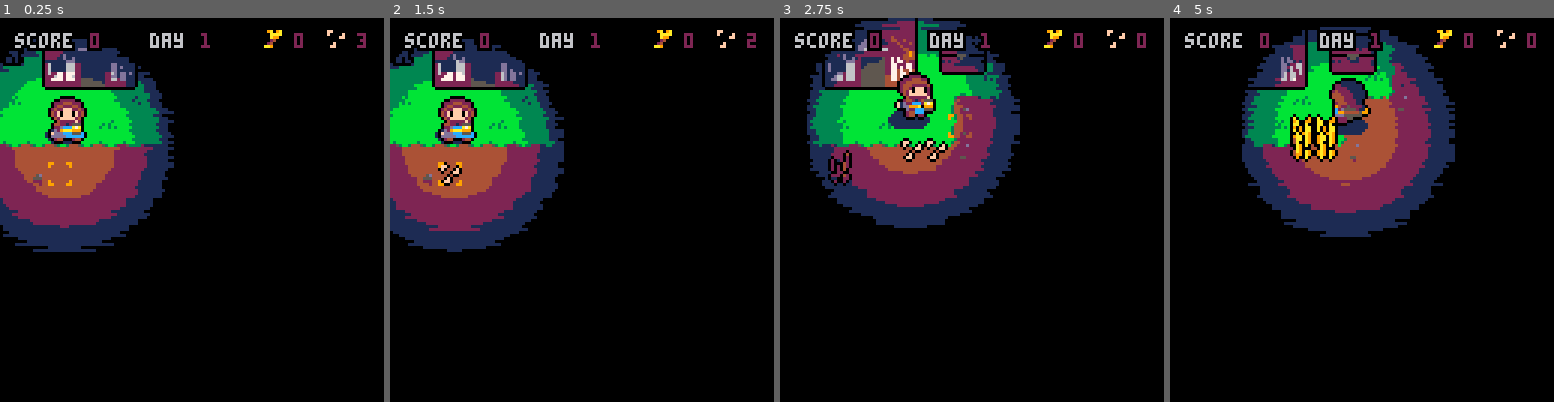
Above: before the commit, frames 1-4 (left to right).
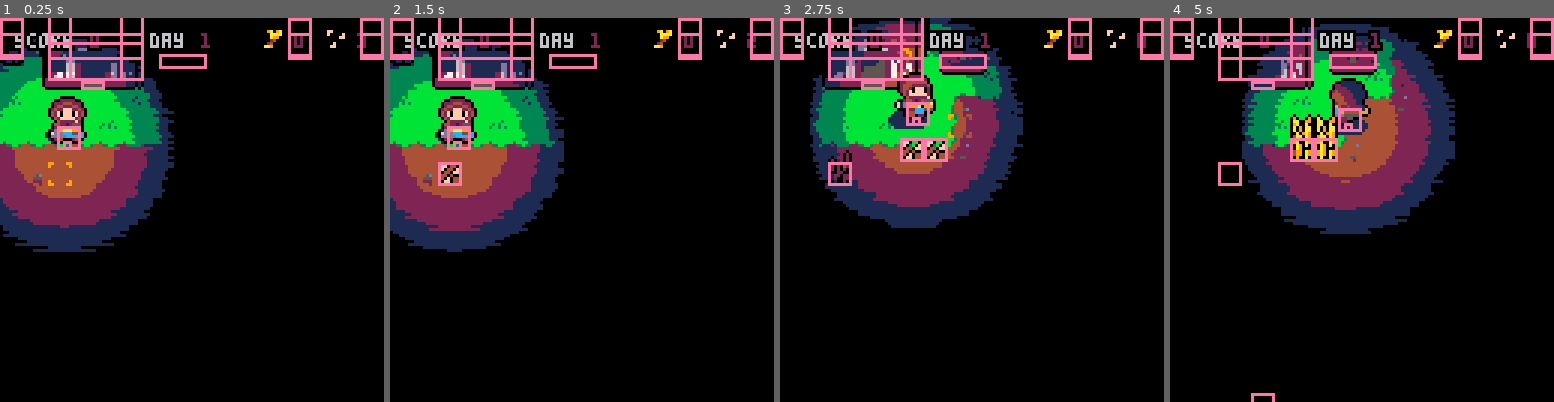
Above: after the commit, the same moments.

Repository: jessemillar/darkest-moon
Game: PICO-8 cartridge darkest-moon.p8
The game is run twice, just before and just after one commit, with the same random seed, the same clock (stepped at 60 frames per second) and the same inputs.
Inputs:
- Up to frame 1 (0.25 s): no input
- Up to frame 2 (1.5 s): tap X (X key) at 0.33, 1.07 s; tap O (Z key) at 0.7 s
- Up to frame 3 (2.75 s): hold Right 1.6-2.1 s; tap O (Z key) at 1.7, 2.1, 2.5 s; tap X (X key) at 1.85 s; hold Up 2.15-2.42 s; hold Right from 2.47 s (still down)
- Up to frame 4 (5 s): tap O (Z key) every 0.4 s from 2.9 to 4.9 s; tap X (X key) at 2.97, 4.08 s; release Right at 3.03 s; hold Left 3.08-3.58 s; hold Down 3.63-3.97 s; hold Right 4.02-4.68 s; hold Up from 4.73 s (still down)

The runs differ from the first frame. In frame 1, 2.8% of the frame differs, in the area x 0-100%, y 0-35%; in frame 2, 3.0%; in frame 3, 6.1%; in frame 4, 6.3%, in the area x 0-100%, y 0-100%.

Commit message:
Ghetto fixing a draw bug on the house

Diff:
--- a/darkest-moon.p8
+++ b/darkest-moon.p8
@@ -1052,7 +1052,7 @@
 	renderHUD()
 	tbox_draw() -- draw the message boxes (if any)
 
-	-- debug_collisions()
+	debug_collisions()
 	-- show_performance()
 end
 
@@ -1087,7 +1087,7 @@
 		bri=0.85
 	})
 
-	hs=house:new({
+	dr=door:new({
 		pos=v(30,12)
 	})
 
@@ -1146,20 +1146,20 @@
 	spr(160,pos.x-8,pos.y-16,2,2)
 end
 
-house=kind({
+door=kind({
 	extends=entity,
-	cbox=make_box(-16,-12,15,9)
+	cbox=make_box(-3,9,4,11)
 })
 
-function house:s_default(t)
+function door:s_default(t)
 	collide(self,"cbox",self.walked_into)
 end
 
-function house:walked_into(ob)
+function door:walked_into(ob)
 	player_sleeping=true
 end
 
-function house:render(t)
+function door:render(t)
 	local pos=self.pos
 
 	spr(220,pos.x-16,pos.y-12,4,3)
@@ -1668,9 +1668,9 @@
 0000000000000000000000000000000000000000000000000000000000000000000000000000000000000000000000000000000000000000000000000000000000000000000000000000000000001000000000000000000000000000000000000000000000000000000000000000000000000000000000000000000000000000
 000000000000000000000000000000000000000000000000000000000000000005060000000000000000000000000000000000000000000000000000000000000000000000000f000000000000000000000000000000000000000000050404060000000000000000000000000908080a00000000000000000000000000000000
 __map__
-c6c0e0e0e0e0e0e0e0c3c4c5c6c0e0c6e0e0e0e0c6e0e0d6e0e0c6e0e0c0e0e0000000000000000000000000000000000000000000000000000000000000000000000000000000000000000000000000000000000000000000000000000000000000000000000000000000000000000000000000000000000000000000000000
-d6e0e0e0e0e0c0e0e0d3c2d5d6e0e0d6e0e0c0e0d6e0e0e0e0e0d6e0c3c4c4c4000000000000000000000000000000000000000000000000000000000000000000000000000000000000000000000000000000000000000000000000000000000000000000000000000000000000000000000000000000000000000000000000
-e0e0e0e0e0e0e0e0c0d3c2f2c4c4c5c0e0e0e0e0e0e0c0e0c0e0e0e0d3c2c2c2000000000000000000000000000000000000000000000000000000000000000000000000000000000000000000000000000000000000000000000000000000000000000000000000000000000000000000000000000000000000000000000000
+c6c0dcdddedfe0e0e0c3c4c5c6c0e0c6e0e0e0e0c6e0e0d6e0e0c6e0e0c0e0e0000000000000000000000000000000000000000000000000000000000000000000000000000000000000000000000000000000000000000000000000000000000000000000000000000000000000000000000000000000000000000000000000
+d6e0ecedeeefc0e0e0d3c2d5d6e0e0d6e0e0c0e0d6e0e0e0e0e0d6e0c3c4c4c4000000000000000000000000000000000000000000000000000000000000000000000000000000000000000000000000000000000000000000000000000000000000000000000000000000000000000000000000000000000000000000000000
+e0e0fcfdfeffe0e0c0d3c2f2c4c4c5c0e0e0e0e0e0e0c0e0c0e0e0e0d3c2c2c2000000000000000000000000000000000000000000000000000000000000000000000000000000000000000000000000000000000000000000000000000000000000000000000000000000000000000000000000000000000000000000000000
 c0e0e0e0e0c0e0c3c4f3c2c2c2c2f2c4c4c4c4c4c4c4c4c5e0e0e0e0d3c2c2c2000000000000000000000000000000000000000000000000000000000000000000000000000000000000000000000000000000000000000000000000000000000000000000000000000000000000000000000000000000000000000000000000
 e0e0c0e0c0e0e0d3c2c2c2c2c2c2c2c2c2c2c2c2c2c2c2d5e0e0c0e0d3c2c2c2000000000000000000000000000000000000000000000000000000000000000000000000000000000000000000000000000000000000000000000000000000000000000000000000000000000000000000000000000000000000000000000000
 c4c4c4c4c4c4c4f3c2c2c2c2c2c2d4c2c2c2c2c2c2c2c2f2c4c4c4c4f3c2c2c2000000000000000000000000000000000000000000000000000000000000000000000000000000000000000000000000000000000000000000000000000000000000000000000000000000000000000000000000000000000000000000000000
--- a/src/_assets.p8
+++ b/src/_assets.p8
@@ -136,9 +136,9 @@
 0000000000000000000000000000000000000000000000000000000000000000000000000000000000000000000000000000000000000000000000000000000000000000000000000000000000001000000000000000000000000000000000000000000000000000000000000000000000000000000000000000000000000000
 000000000000000000000000000000000000000000000000000000000000000005060000000000000000000000000000000000000000000000000000000000000000000000000f000000000000000000000000000000000000000000050404060000000000000000000000000908080a00000000000000000000000000000000
 __map__
-c6c0e0e0e0e0e0e0e0c3c4c5c6c0e0c6e0e0e0e0c6e0e0d6e0e0c6e0e0c0e0e0000000000000000000000000000000000000000000000000000000000000000000000000000000000000000000000000000000000000000000000000000000000000000000000000000000000000000000000000000000000000000000000000
-d6e0e0e0e0e0c0e0e0d3c2d5d6e0e0d6e0e0c0e0d6e0e0e0e0e0d6e0c3c4c4c4000000000000000000000000000000000000000000000000000000000000000000000000000000000000000000000000000000000000000000000000000000000000000000000000000000000000000000000000000000000000000000000000
-e0e0e0e0e0e0e0e0c0d3c2f2c4c4c5c0e0e0e0e0e0e0c0e0c0e0e0e0d3c2c2c2000000000000000000000000000000000000000000000000000000000000000000000000000000000000000000000000000000000000000000000000000000000000000000000000000000000000000000000000000000000000000000000000
+c6c0dcdddedfe0e0e0c3c4c5c6c0e0c6e0e0e0e0c6e0e0d6e0e0c6e0e0c0e0e0000000000000000000000000000000000000000000000000000000000000000000000000000000000000000000000000000000000000000000000000000000000000000000000000000000000000000000000000000000000000000000000000
+d6e0ecedeeefc0e0e0d3c2d5d6e0e0d6e0e0c0e0d6e0e0e0e0e0d6e0c3c4c4c4000000000000000000000000000000000000000000000000000000000000000000000000000000000000000000000000000000000000000000000000000000000000000000000000000000000000000000000000000000000000000000000000
+e0e0fcfdfeffe0e0c0d3c2f2c4c4c5c0e0e0e0e0e0e0c0e0c0e0e0e0d3c2c2c2000000000000000000000000000000000000000000000000000000000000000000000000000000000000000000000000000000000000000000000000000000000000000000000000000000000000000000000000000000000000000000000000
 c0e0e0e0e0c0e0c3c4f3c2c2c2c2f2c4c4c4c4c4c4c4c4c5e0e0e0e0d3c2c2c2000000000000000000000000000000000000000000000000000000000000000000000000000000000000000000000000000000000000000000000000000000000000000000000000000000000000000000000000000000000000000000000000
 e0e0c0e0c0e0e0d3c2c2c2c2c2c2c2c2c2c2c2c2c2c2c2d5e0e0c0e0d3c2c2c2000000000000000000000000000000000000000000000000000000000000000000000000000000000000000000000000000000000000000000000000000000000000000000000000000000000000000000000000000000000000000000000000
 c4c4c4c4c4c4c4f3c2c2c2c2c2c2d4c2c2c2c2c2c2c2c2f2c4c4c4c4f3c2c2c2000000000000000000000000000000000000000000000000000000000000000000000000000000000000000000000000000000000000000000000000000000000000000000000000000000000000000000000000000000000000000000000000
--- a/src/_init.p8
+++ b/src/_init.p8
@@ -29,7 +29,7 @@
 		bri=0.85
 	})
 
-	hs=house:new({
+	dr=door:new({
 		pos=v(30,12)
 	})
 
--- a/src/house.p8
+++ b/src/door.p8
@@ -1,17 +1,17 @@
-house=kind({
+door=kind({
 	extends=entity,
-	cbox=make_box(-16,-12,15,9)
+	cbox=make_box(-3,9,4,11)
 })
 
-function house:s_default(t)
+function door:s_default(t)
 	collide(self,"cbox",self.walked_into)
 end
 
-function house:walked_into(ob)
+function door:walked_into(ob)
 	player_sleeping=true
 end
 
-function house:render(t)
+function door:render(t)
 	local pos=self.pos
 
 	spr(220,pos.x-16,pos.y-12,4,3)
